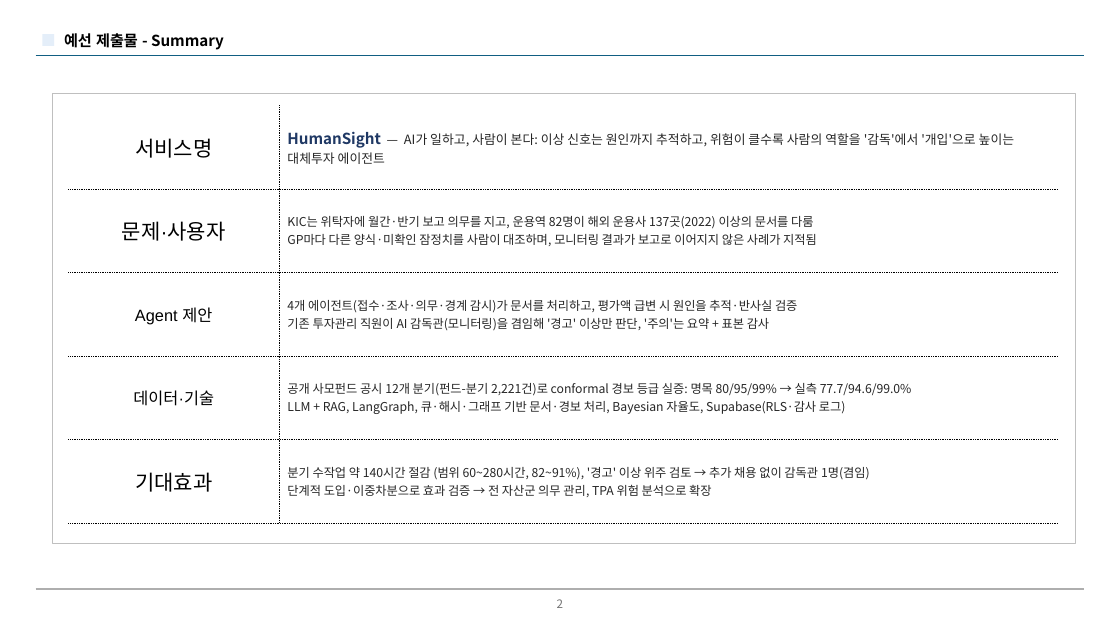
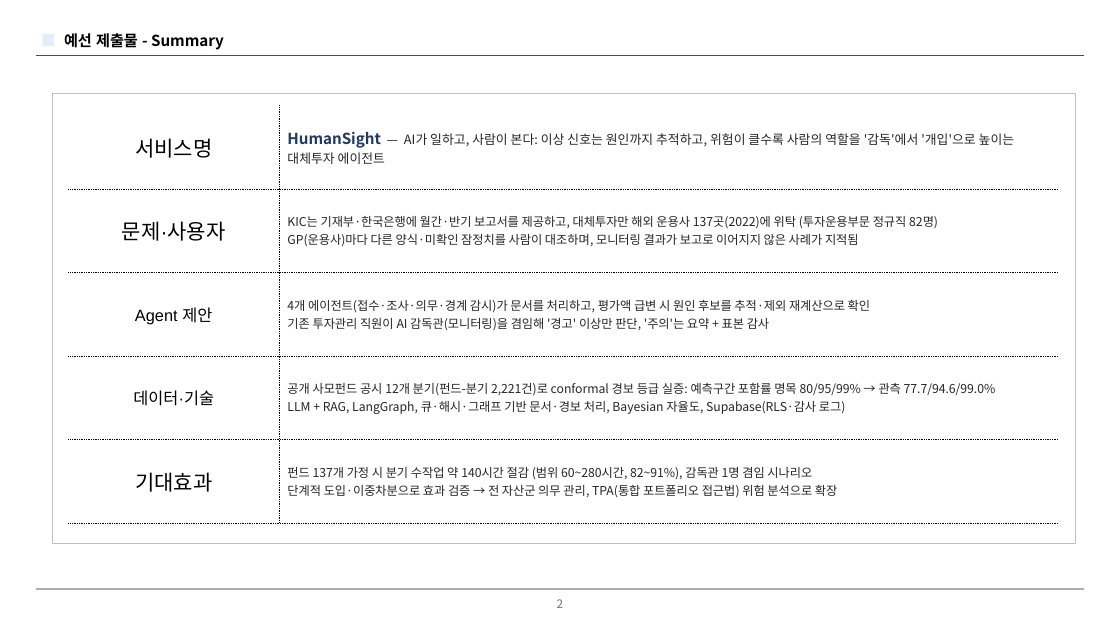
Before and after one commit to Chaewon-Park-STUDY/KIC-AI-Agent-2026, a slide deck: slide 2 of docs/proposal/HumanSight_proposal_draft_v7.pptx. Drawn at 1120x630 pixels with LibreOffice and Linux fonts; fonts in the diff are those of the drawing; background and template pictures are left out. Boxes give left, top, right and bottom in pixels: in the first picture for what was removed or moved away, otherwise in the second. Text is boxed around its words. In the diff, an @@ line names an element or a change of style, - is before the commit and + after.

```diff
--- a/docs/proposal/HumanSight_proposal_draft_v7.pptx
+++ b/docs/proposal/HumanSight_proposal_draft_v7.pptx
@@ table at box(68, 105, 1059, 523) @@
-row 2, column 2: KIC는 위탁자에 월간·반기 보고 의무를 지고, 운용역 82명이 해외 운용사 137곳(2022) 이상의 문서를 다룸 / GP마다 다른 양식·미확인 잠정치를 사람이 대조하며, 모니터링 결과가 보고로 이어지지 않은 사례가 지적됨
+row 2, column 2: KIC는 기재부·한국은행에 월간·반기 보고서를 제공하고, 대체투자만 해외 운용사 137곳(2022)에 위탁 (투자운용부문 정규직 82명) / GP(운용사)마다 다른 양식·미확인 잠정치를 사람이 대조하며, 모니터링 결과가 보고로 이어지지 않은 사례가 지적됨
-row 3, column 2: 4개 에이전트(접수·조사·의무·경계 감시)가 문서를 처리하고, 평가액 급변 시 원인을 추적·반사실 검증 / 기존 투자관리 직원이 AI 감독관(모니터링)을 겸임해 '경고' 이상만 판단, '주의'는 요약 + 표본 감사
+row 3, column 2: 4개 에이전트(접수·조사·의무·경계 감시)가 문서를 처리하고, 평가액 급변 시 원인 후보를 추적·제외 재계산으로 확인 / 기존 투자관리 직원이 AI 감독관(모니터링)을 겸임해 '경고' 이상만 판단, '주의'는 요약 + 표본 감사
-row 4, column 2: 공개 사모펀드 공시 12개 분기(펀드-분기 2,221건)로 conformal 경보 등급 실증: 명목 80/95/99% → 실측 77.7/94.6/99.0% / LLM + RAG, LangGraph, 큐·해시·그래프 기반 문서·경보 처리, Bayesian 자율도, Supabase(RLS·감사 로그)
+row 4, column 2: 공개 사모펀드 공시 12개 분기(펀드-분기 2,221건)로 conformal 경보 등급 실증: 예측구간 포함률 명목 80/95/99% → 관측 77.7/94.6/99.0% / LLM + RAG, LangGraph, 큐·해시·그래프 기반 문서·경보 처리, Bayesian 자율도, Supabase(RLS·감사 로그)
-row 5, column 2: 분기 수작업 약 140시간 절감 (범위 60~280시간, 82~91%), '경고' 이상 위주 검토 → 추가 채용 없이 감독관 1명(겸임) / 단계적 도입·이중차분으로 효과 검증 → 전 자산군 의무 관리, TPA 위험 분석으로 확장
+row 5, column 2: 펀드 137개 가정 시 분기 수작업 약 140시간 절감 (범위 60~280시간, 82~91%), 감독관 1명 겸임 시나리오 / 단계적 도입·이중차분으로 효과 검증 → 전 자산군 의무 관리, TPA(통합 포트폴리오 접근법) 위험 분석으로 확장
```
Also in this commit, not shown: 9 other slides changed, 3 other files.
